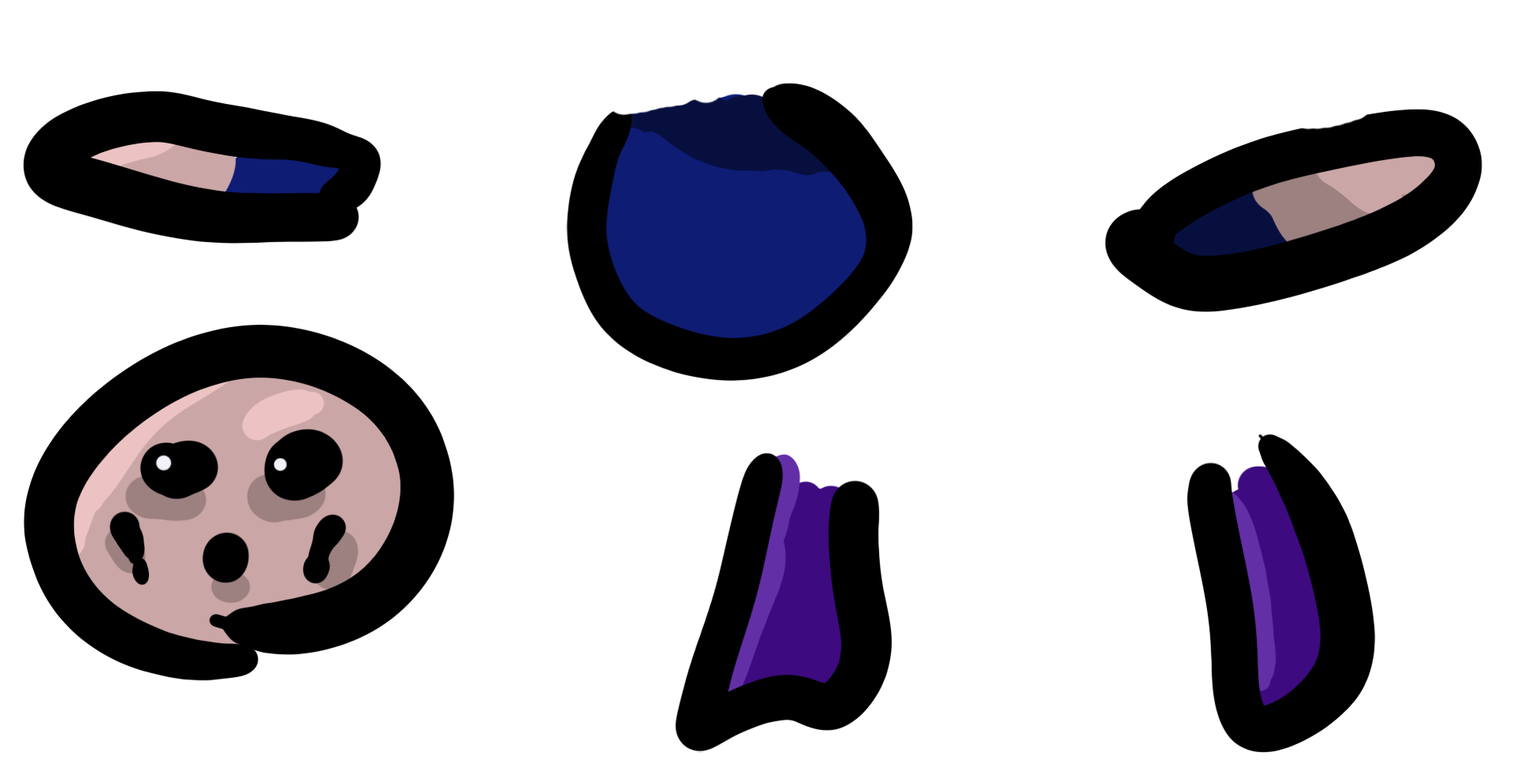
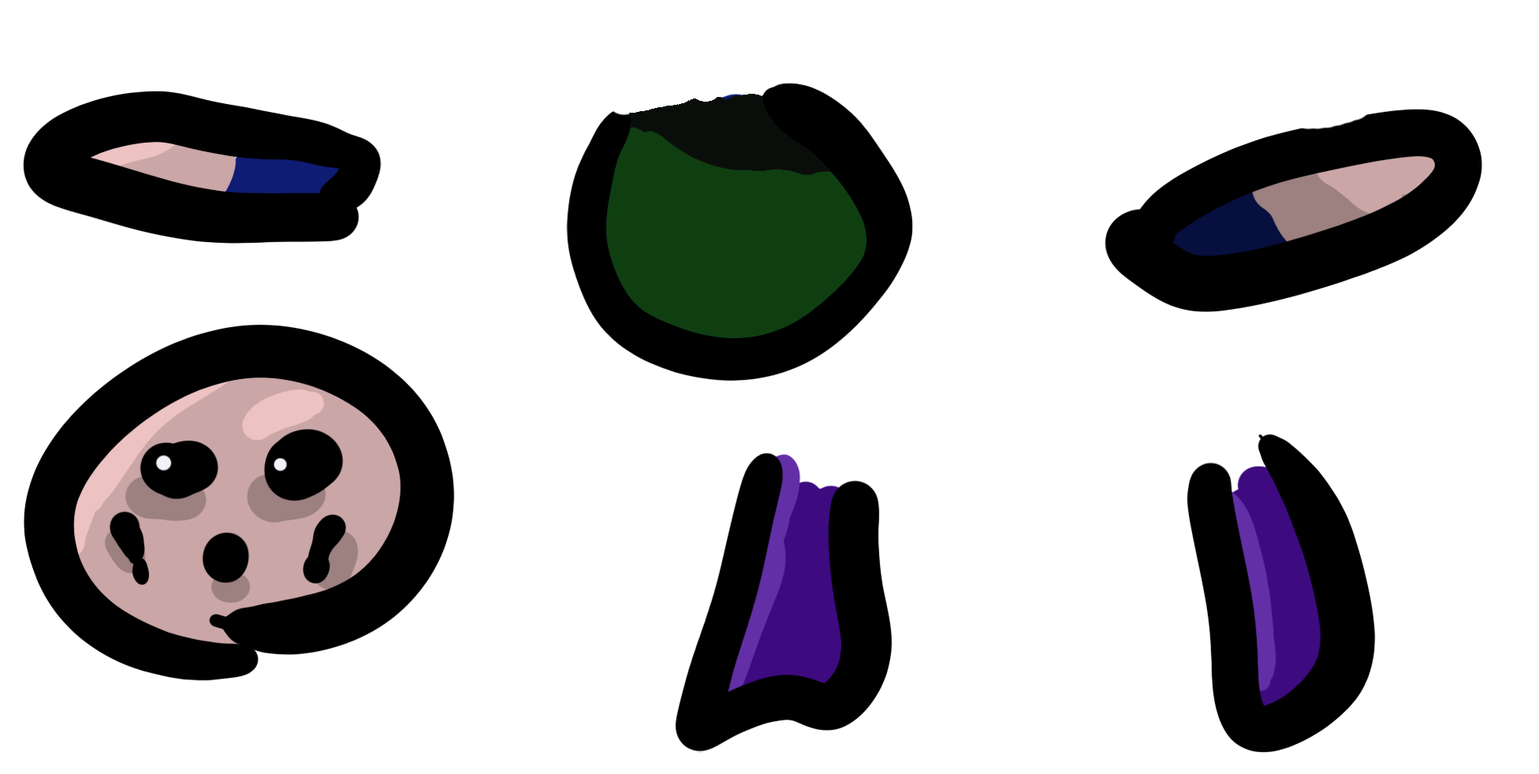
Two versions of the same layered image (1539×774). Layer-by-layer changes:
painted on "Body" over [left=605, top=93, right=867, bottom=339]
